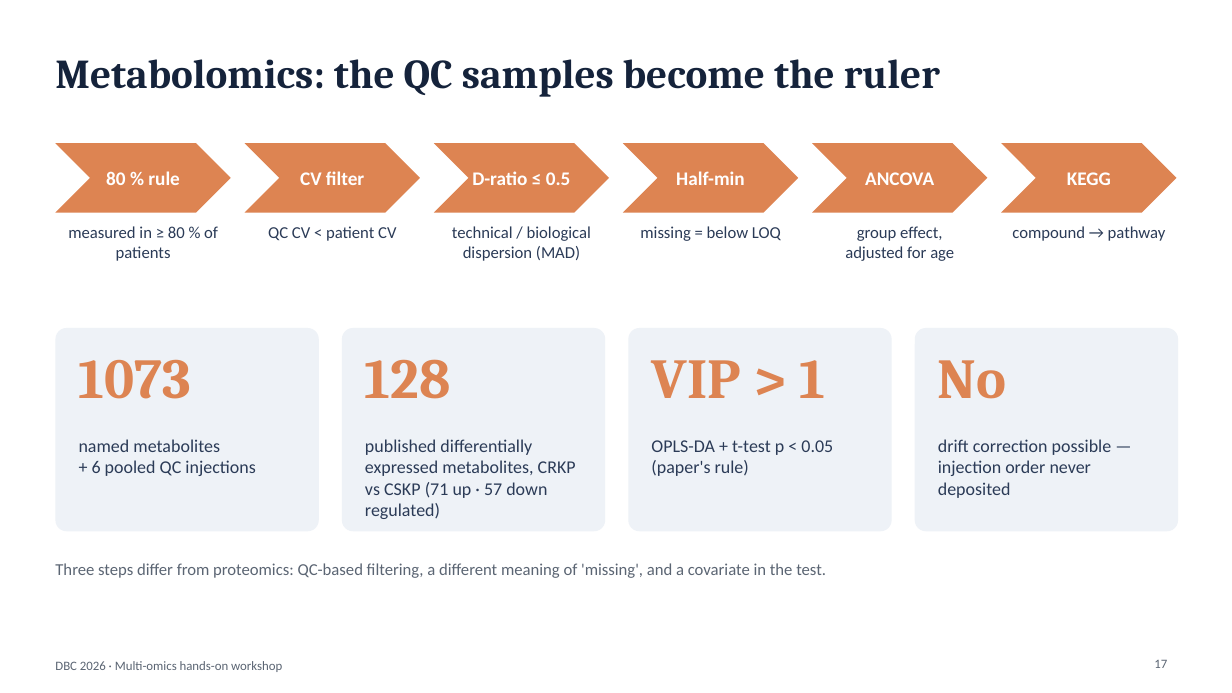
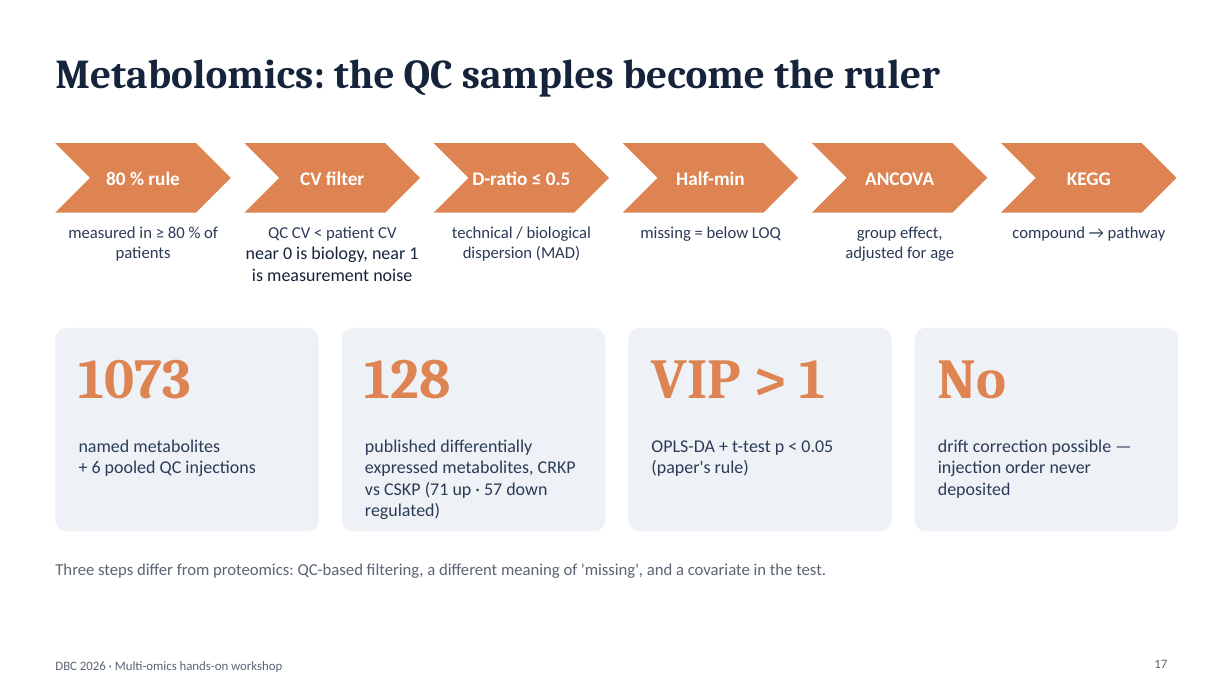
Before and after one commit to biosustain/dsp_multiomics_workshop, a slide deck: slide 17 of slides/01_workshop_introduction.pptx. Drawn at 1232x693 pixels with LibreOffice and Linux fonts; fonts in the diff are those of the drawing. Boxes give left, top, right and bottom in pixels: in the first picture for what was removed or moved away, otherwise in the second. Text is boxed around its words. In the diff, an @@ line names an element or a change of style, - is before the commit and + after.

```diff
--- a/slides/01_workshop_introduction.pptx
+++ b/slides/01_workshop_introduction.pptx
@@ text at [246, 246, 418, 281]: paragraph added @@
+near 0 is biology, near 1 is measurement noise
```
Also in this commit, not shown: 9 other slides changed, 1 slide removed.
